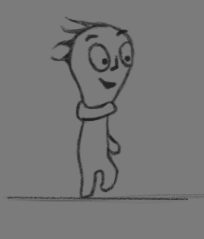
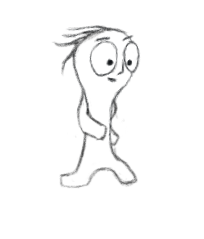
Layers edited between the first and the second 204 x 239 image:
showed group "1" (5 layers) over box(39, 3, 163, 211)
hid "Layer 31", moved it into group "8" over box(49, 15, 137, 200)
hid group "Moving" (26 layers) over box(50, 72, 148, 202)
hid "Layer 3" over box(3, 193, 204, 204)
hid "Layer 2" over box(0, 0, 204, 239)
